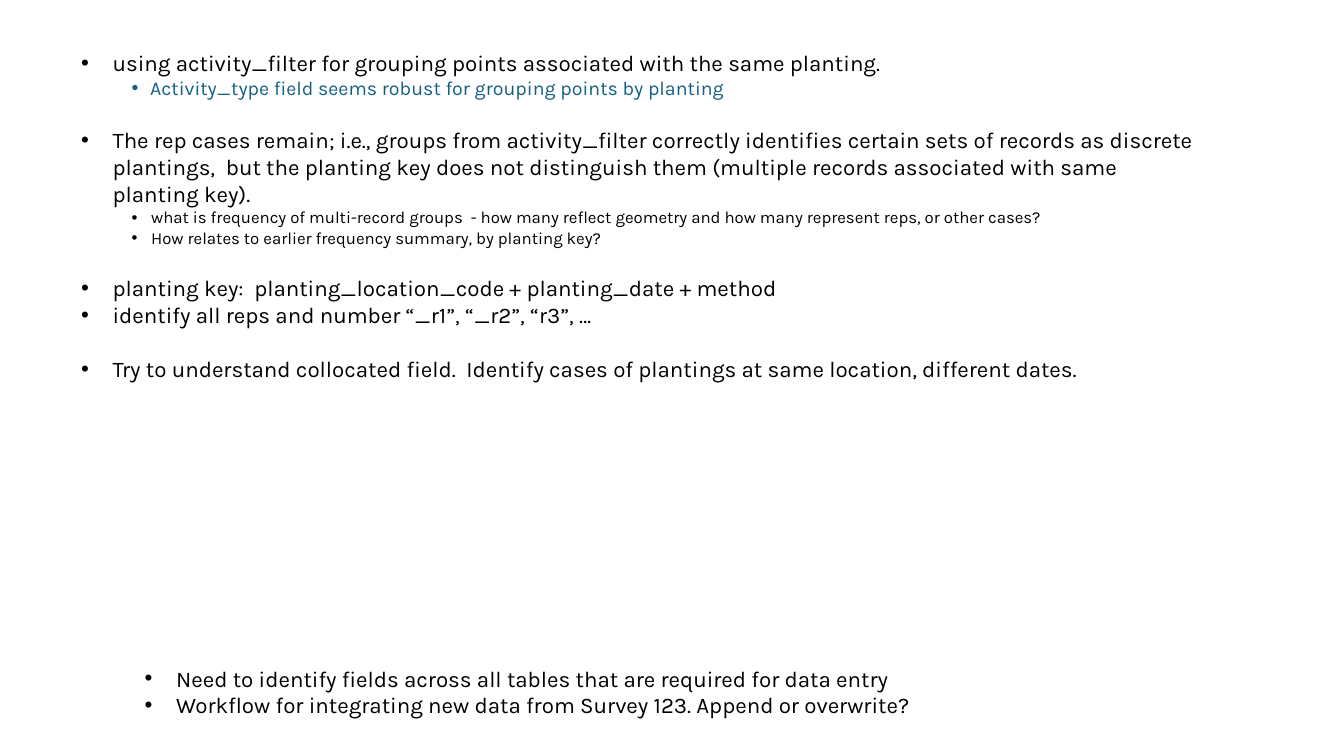
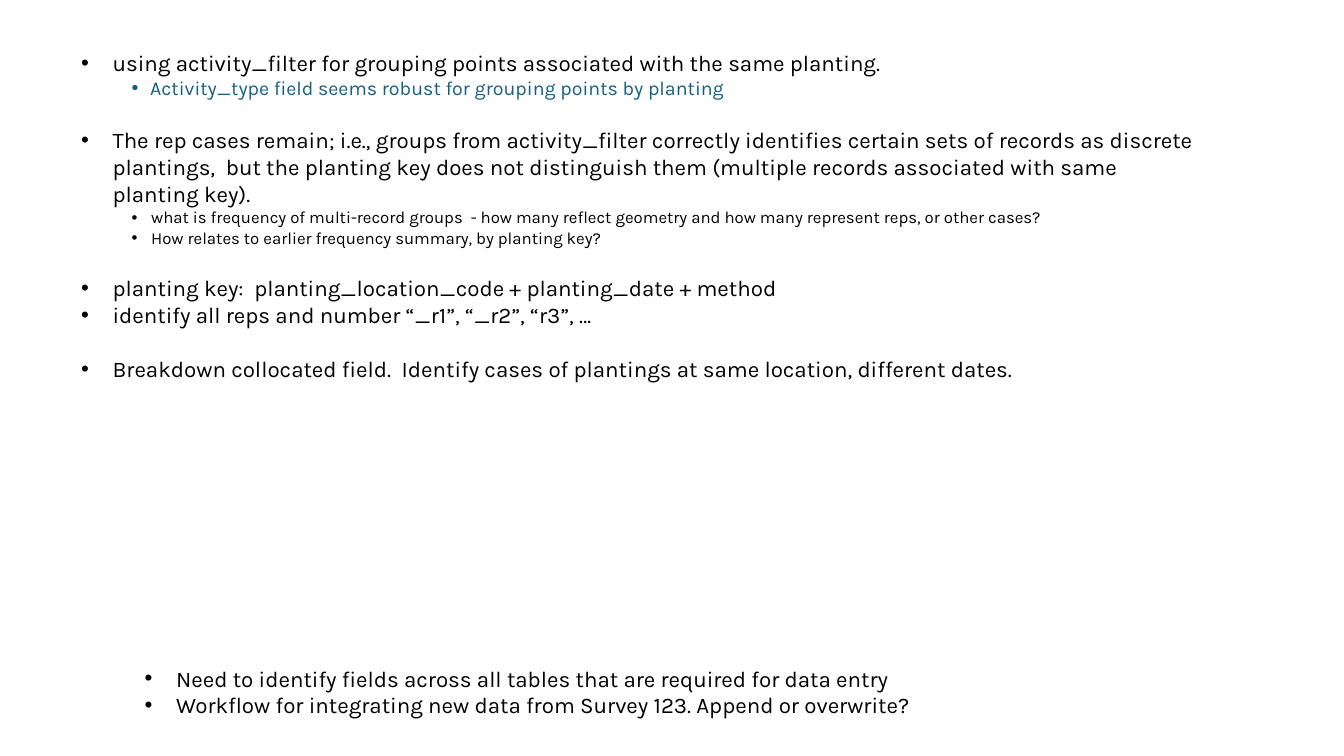
Before and after one commit to WA-Nearshore/seagrass-restoration-processing, a slide deck: slide 3 of docs/seagrass_restoration_storymap_notes.pptx (slide 2 before the commit). Drawn at 1344x756 pixels with LibreOffice and Linux fonts; fonts in the diff are those of the drawing. Boxes give left, top, right and bottom in pixels: in the first picture for what was removed or moved away, otherwise in the second. Text is boxed around its words. In the diff, an @@ line names an element or a change of style, - is before the commit and + after.

```diff
--- a/docs/seagrass_restoration_storymap_notes.pptx
+++ b/docs/seagrass_restoration_storymap_notes.pptx
@@ text at <box>113,361,1012,383</box>: text changed @@
-• Try to understand collocated field. Identify cases of plantings at same location, different dates.
+• Breakdown collocated field. Identify cases of plantings at same location, different dates.
```
Also in this commit, not shown: 1 slide added, 2 other files.
